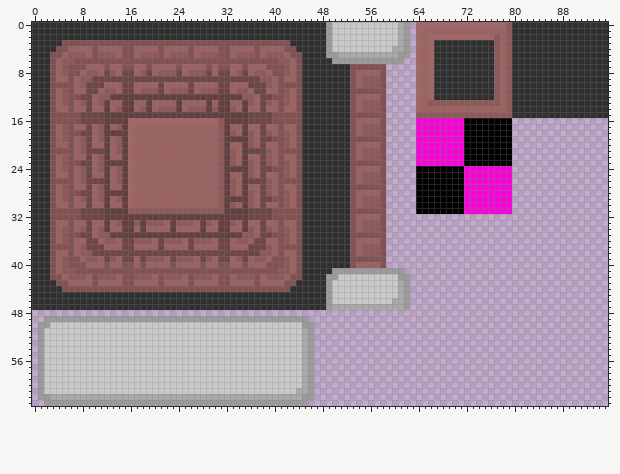
Sprite sheet, stored at Wumpus/resources/textures/wumpus_textures.png. This is how it looked before the edit.
The file is 96x64 pixels. Colours within 5 levels of each other are drawn and written as one.
The same view after the edit:
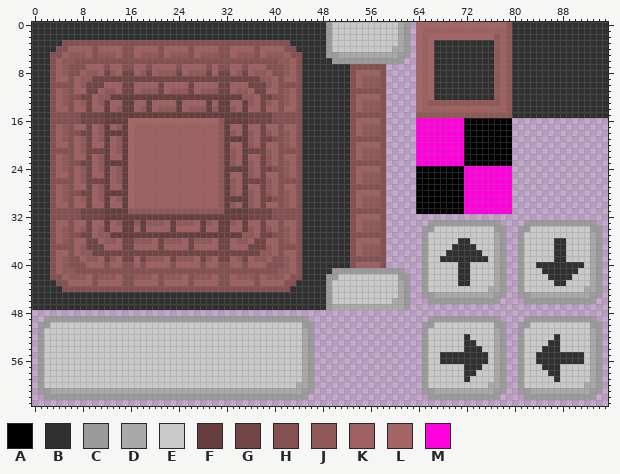
Palette (. is transparent): A #000000  B #303030  C #9b9b9b  D #a9a9a9  E #c9c9c9  F #663e3e  G #724545  H #845050  J #915858  K #9e6060  L #a56565  M #ff00dc
Changes in this commit:
Changed rows in their new state; - is an unchanged pixel.
first column x 1:
33 -----------------------------------------------------------------CCCCCCCCCCCC----CCCCCCCCCCCC-
34 ----------------------------------------------------------------CCEEEEEEEEEECC--CCEEEEEEEEEECC
35 ----------------------------------------------------------------CEEEEEEEEEEEDC--CEEEEEEEEEEEDC
36 ----------------------------------------------------------------CEEEEEBBEEEEDC--CEEEEEBBEEEEDC
37 ----------------------------------------------------------------CEEEEBBBBEEEDC--CEEEEEBBEEEEDC
38 ----------------------------------------------------------------CEEEBBBBBBEEDC--CEEEEEBBEEEEDC
39 ----------------------------------------------------------------CEEBBBBBBBBEDC--CEEEEEBBEEEEDC
40 ----------------------------------------------------------------CEEEEEBBEEEEDC--CEEBBBBBBBBEDC
41 ----------------------------------------------------------------CEEEEEBBEEEEDC--CEEEBBBBBBEEDC
42 ----------------------------------------------------------------CEEEEEBBEEEEDC--CEEEEBBBBEEEDC
43 ----------------------------------------------------------------CEEEEEBBEEEEDC--CEEEEEBBEEEEDC
44 ----------------------------------------------------------------CEEEEEEEEEEDDC--CEEEEEEEEEEDDC
45 ----------------------------------------------------------------CCDDDDDDDDDDCC--CCDDDDDDDDDDCC
46 -----------------------------------------------------------------CCCCCCCCCCCC----CCCCCCCCCCCC-
49 -----------------------------------------------------------------CCCCCCCCCCCC----CCCCCCCCCCCC-
50 ----------------------------------------------------------------CCEEEEEEEEEECC--CCEEEEEEEEEECC
51 ----------------------------------------------------------------CEEEEEEEEEEEDC--CEEEEEEEEEEEDC
52 ----------------------------------------------------------------CEEEEEEBEEEEDC--CEEEEEBEEEEEDC
53 ----------------------------------------------------------------CEEEEEEBBEEEDC--CEEEEBBEEEEEDC
54 ----------------------------------------------------------------CEEEEEEBBBEEDC--CEEEBBBEEEEEDC
55 ----------------------------------------------------------------CEEBBBBBBBBEDC--CEEBBBBBBBBEDC
56 ----------------------------------------------------------------CEEBBBBBBBBEDC--CEEBBBBBBBBEDC
57 ----------------------------------------------------------------CEEEEEEBBBEEDC--CEEEBBBEEEEEDC
58 ----------------------------------------------------------------CEEEEEEBBEEEDC--CEEEEBBEEEEEDC
59 ----------------------------------------------------------------CEEEEEEBEEEEDC--CEEEEEBEEEEEDC
60 -------------------------------------------D--------------------CEEEEEEEEEEDDC--CEEEEEEEEEEDDC
61 -CDDDDDDDDDDDDDDDDDDDDDDDDDDDDDDDDDDDDDDDDD-C-------------------CCDDDDDDDDDDCC--CCDDDDDDDDDDCC
62 .-CCCCCCCCCCCCCCCCCCCCCCCCCCCCCCCCCCCCCCCCCC-.-------------------CCCCCCCCCCCC----CCCCCCCCCCCC-
63 -............................................-------------------------------------------------
